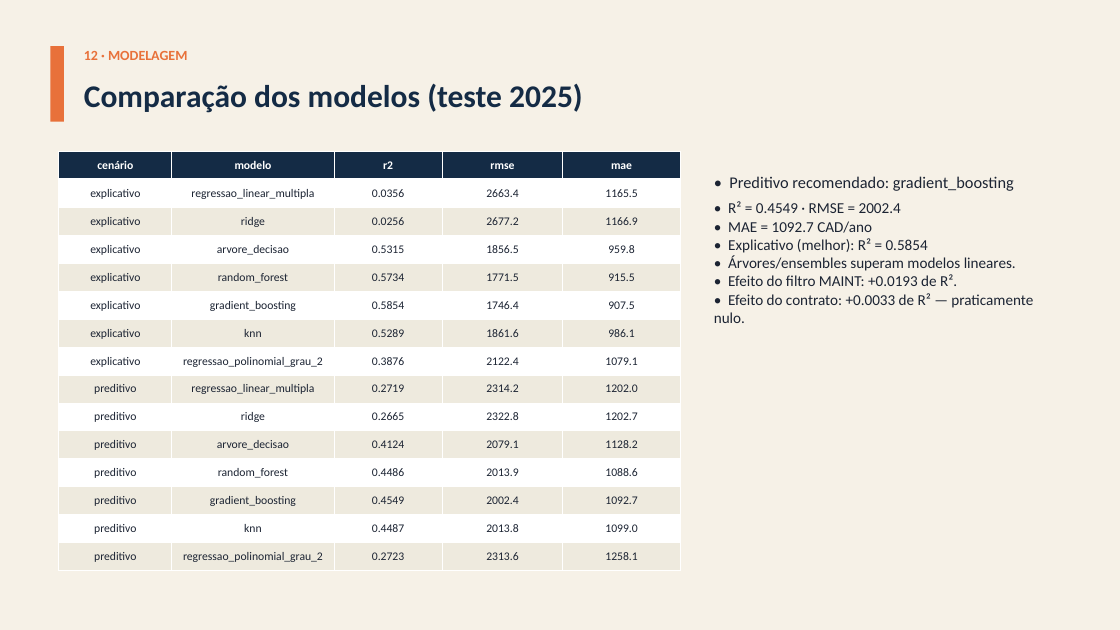
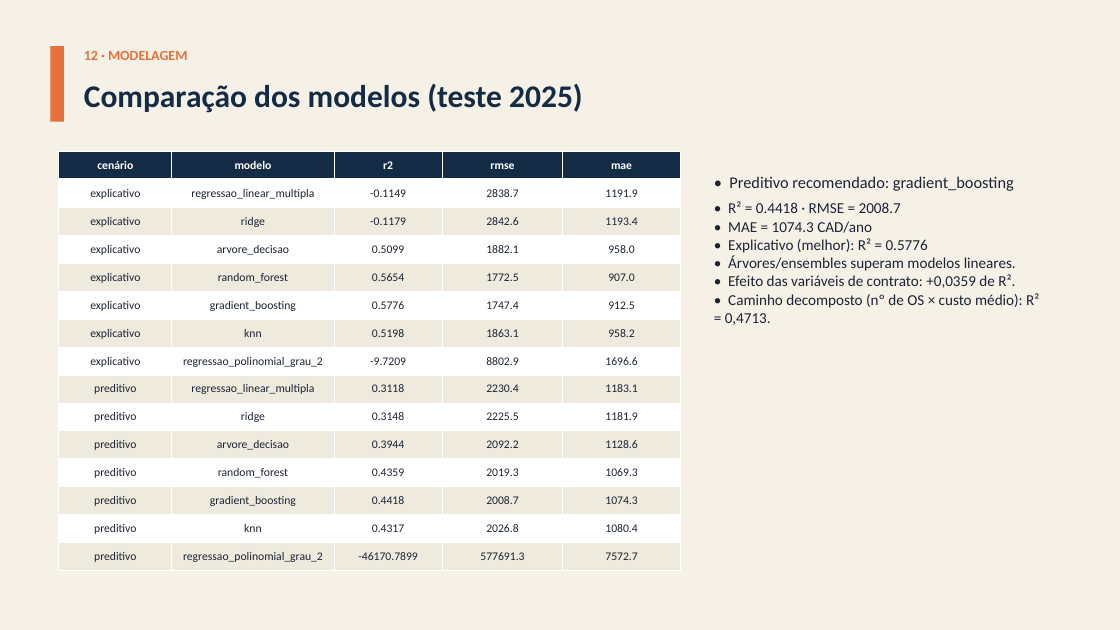
Before and after one commit to giovanicani/quatro_norte, a slide deck: slide 27 of docs/entregas/Apresentacao_QuatroNorte_Fase2.pptx. Drawn at 1120x630 pixels with LibreOffice and Linux fonts; fonts in the diff are those of the drawing. Boxes give left, top, right and bottom in pixels: in the first picture for what was removed or moved away, otherwise in the second. Text is boxed around its words. In the diff, an @@ line names an element or a change of style, - is before the commit and + after.

```diff
--- a/docs/entregas/Apresentacao_QuatroNorte_Fase2.pptx
+++ b/docs/entregas/Apresentacao_QuatroNorte_Fase2.pptx
@@ table at [59, 151, 681, 571] @@
-row 2: explicativo | regressao_linear_multipla | 0.0356 | 2663.4 | 1165.5
+row 2: explicativo | regressao_linear_multipla | -0.1149 | 2838.7 | 1191.9
-row 3: explicativo | ridge | 0.0256 | 2677.2 | 1166.9
+row 3: explicativo | ridge | -0.1179 | 2842.6 | 1193.4
-row 4: explicativo | arvore_decisao | 0.5315 | 1856.5 | 959.8
+row 4: explicativo | arvore_decisao | 0.5099 | 1882.1 | 958.0
-row 5: explicativo | random_forest | 0.5734 | 1771.5 | 915.5
+row 5: explicativo | random_forest | 0.5654 | 1772.5 | 907.0
-row 6: explicativo | gradient_boosting | 0.5854 | 1746.4 | 907.5
+row 6: explicativo | gradient_boosting | 0.5776 | 1747.4 | 912.5
-row 7: explicativo | knn | 0.5289 | 1861.6 | 986.1
+row 7: explicativo | knn | 0.5198 | 1863.1 | 958.2
-row 8: explicativo | regressao_polinomial_grau_2 | 0.3876 | 2122.4 | 1079.1
+row 8: explicativo | regressao_polinomial_grau_2 | -9.7209 | 8802.9 | 1696.6
-row 9: preditivo | regressao_linear_multipla | 0.2719 | 2314.2 | 1202.0
+row 9: preditivo | regressao_linear_multipla | 0.3118 | 2230.4 | 1183.1
-row 10: preditivo | ridge | 0.2665 | 2322.8 | 1202.7
+row 10: preditivo | ridge | 0.3148 | 2225.5 | 1181.9
-row 11: preditivo | arvore_decisao | 0.4124 | 2079.1 | 1128.2
+row 11: preditivo | arvore_decisao | 0.3944 | 2092.2 | 1128.6
-row 12: preditivo | random_forest | 0.4486 | 2013.9 | 1088.6
+row 12: preditivo | random_forest | 0.4359 | 2019.3 | 1069.3
-row 13: preditivo | gradient_boosting | 0.4549 | 2002.4 | 1092.7
+row 13: preditivo | gradient_boosting | 0.4418 | 2008.7 | 1074.3
-row 14: preditivo | knn | 0.4487 | 2013.8 | 1099.0
+row 14: preditivo | knn | 0.4317 | 2026.8 | 1080.4
-row 15: preditivo | regressao_polinomial_grau_2 | 0.2723 | 2313.6 | 1258.1
+row 15: preditivo | regressao_polinomial_grau_2 | -46170.7899 | 577691.3 | 7572.7
@@ text at [728, 201, 928, 253]: text changed @@
-• R² = 0.4549 · RMSE = 2002.4
-• MAE = 1092.7 CAD/ano
-• Explicativo (melhor): R² = 0.5854
+• R² = 0.4418 · RMSE = 2008.7
+• MAE = 1074.3 CAD/ano
+• Explicativo (melhor): R² = 0.5776
@@ text at [728, 274, 1039, 308]: text changed @@
-• Efeito do filtro MAINT: +0.0193 de R².
-• Efeito do contrato: +0.0033 de R² — praticamente nulo.
+• Efeito das variáveis de contrato: +0,0359 de R².
+• Caminho decomposto (nº de OS × custo médio): R² = 0,4713.
```
Also in this commit, not shown: 16 other slides changed, 3 slides added, 4 slides removed, 1 other file.
